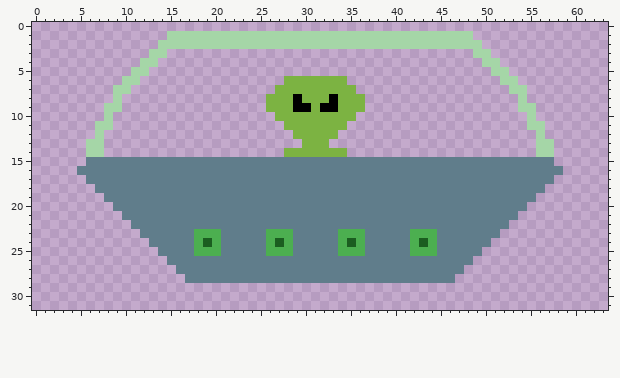
Two versions of one pixel-art sprite, assets/alien.png. The picture above is the old version.
The file is 64x32 pixels.
After the commit:
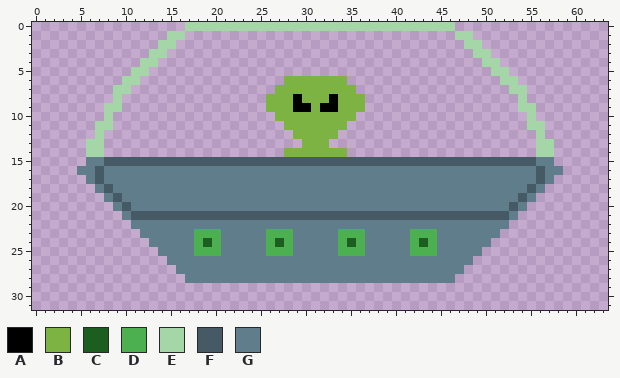
Palette (. is transparent): A #000000  B #7cb342  C #1b5e20  D #4caf50  E #a5d6a7  F #455a64  G #607d8b
Changes in this commit:
There is now colour E in row 0 at x 17 to 46.
The edit turns colour G into colour F in row 15 at x 8 to 55; in rows 16 to 17 at x 7 and 56; in row 18 at x 8 and 55; in row 19 at x 9 and 54; in row 20 at x 10 and 53; in row 21 at x 11 to 52.
Colour E is removed in row 1 at x 17 to 46; in row 2 at x 16 to 47.
